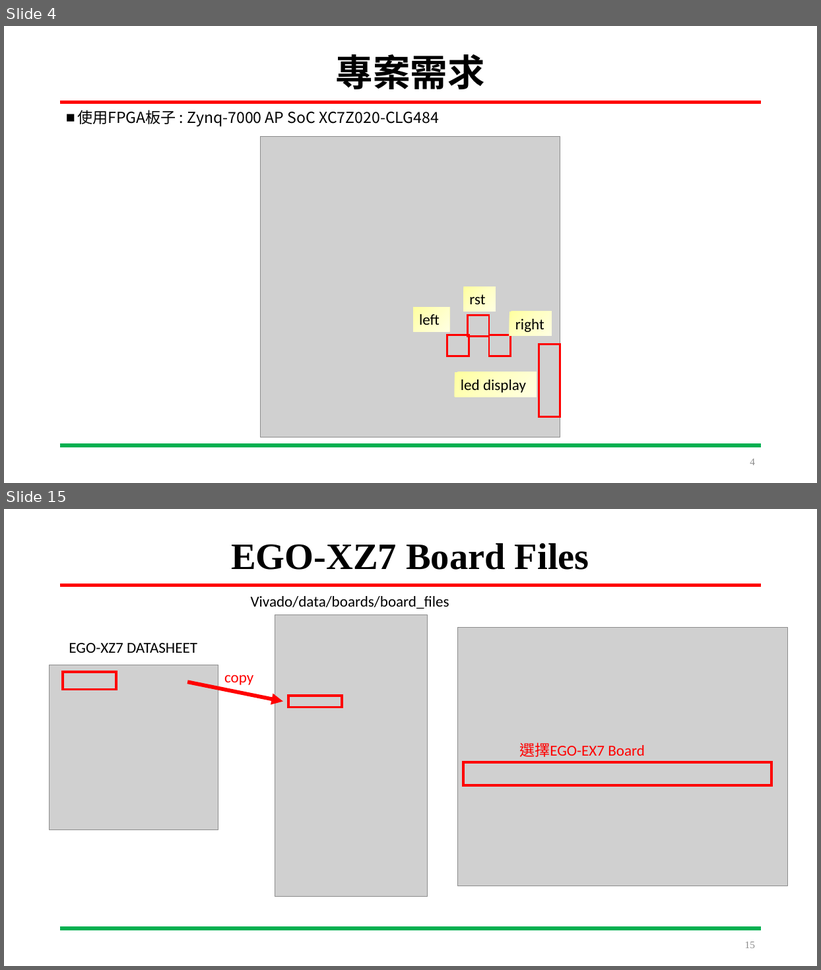
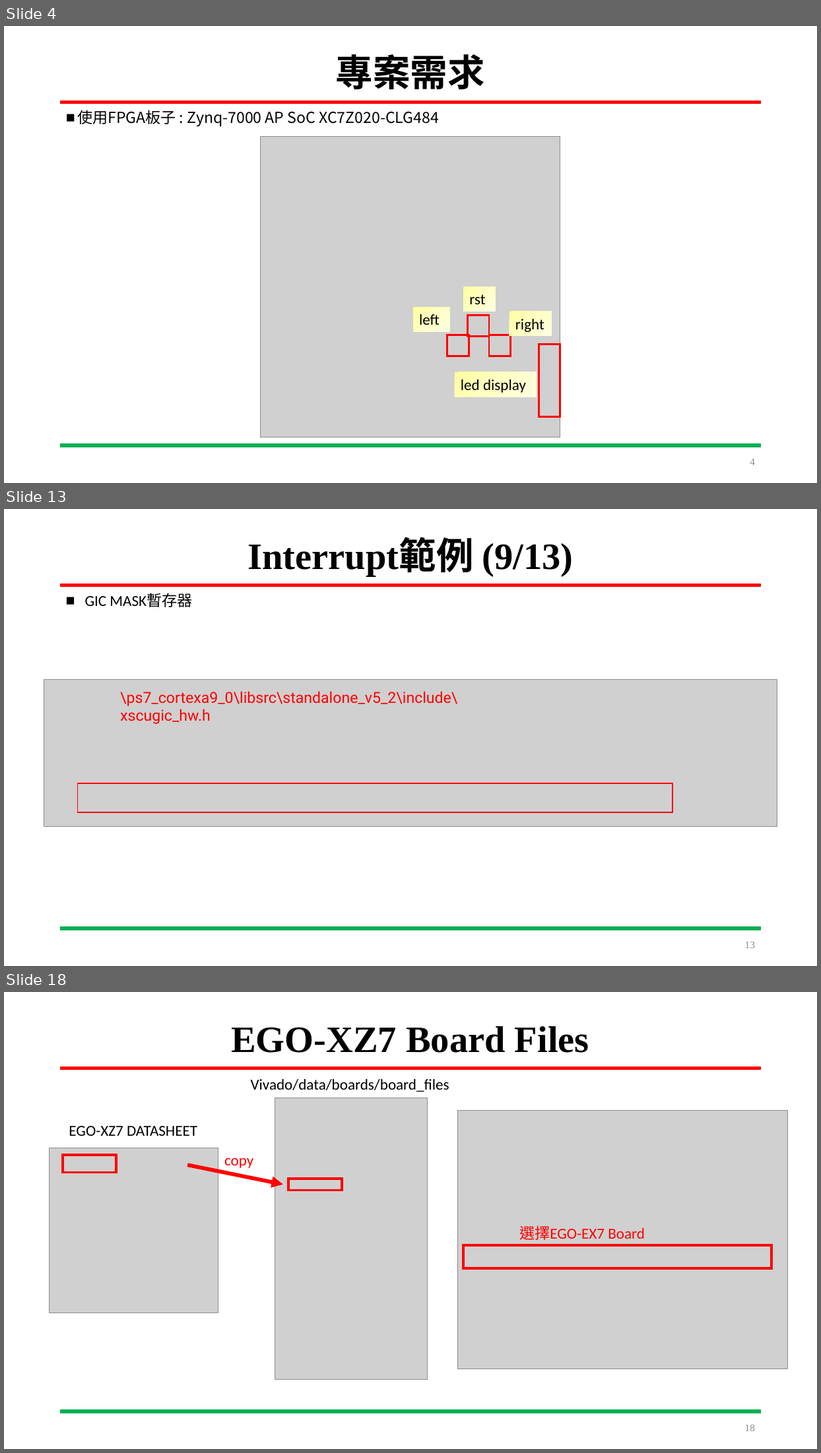
Before and after one commit to LIAO-YANXIANG/SYSTEM-ON-CHIP-DESIGN, a slide deck: DevelopmentLog/Pingpong.pptx. Shown one above the other, each under a label of ours: slides 4 and 15 before the commit, slides 4, 13 and 18 after it; the slides between them are not shown. The pictures are 821x970 and 821x1453 pixels, drawn with LibreOffice and Linux fonts; fonts in the diff are those of the drawing; grey boxes stand for pictures. Boxes give left, top, right and bottom in pixels: in the first picture for what was removed or moved away, otherwise in the second. Text is boxed around its words. In the diff, an @@ line names an element or a change of style, - is before the commit and + after.

Commit message:
2022/05/13 ~ 2022/05/20 1. 補 - GIC MASK 暫存器 2. 補 - GIC pending 暫存器 3. 補 - GIC 中斷暫存器

```diff
--- a/DevelopmentLog/Pingpong.pptx
+++ b/DevelopmentLog/Pingpong.pptx
@@ slide 13 added at [4, 509, 817, 966], background #FFFFFF; not listed: 2 template elements that a slide beside it also shows @@
@@ title added at [248, 540, 573, 576], 44 pt, text #000000, bold @@
+Interrupt範例 (9/13)
@@ text added at [85, 593, 192, 607], 18 pt, text #000000 @@
+■ GIC MASK暫存器
@@ picture added at [44, 680, 778, 827] @@
@@ text added at [120, 691, 457, 724], 18 pt, text #FF0000 @@
+\ps7_cortexa9_0\libsrc\standalone_v5_2\include\ xscugic_hw.h
@@ rectangle added at [78, 784, 673, 813], outline #FF0000 1.5 pt @@
@@ page number added at [745, 942, 755, 949], 12 pt, text #8C8C8C @@
+13
@@ what was slide 15 is now slide 18 @@
@@ page number at [745, 1425, 755, 1432]: text changed @@
-15
+18
```
Also in this commit, not shown: 10 slides changed, 3 other slides added.
